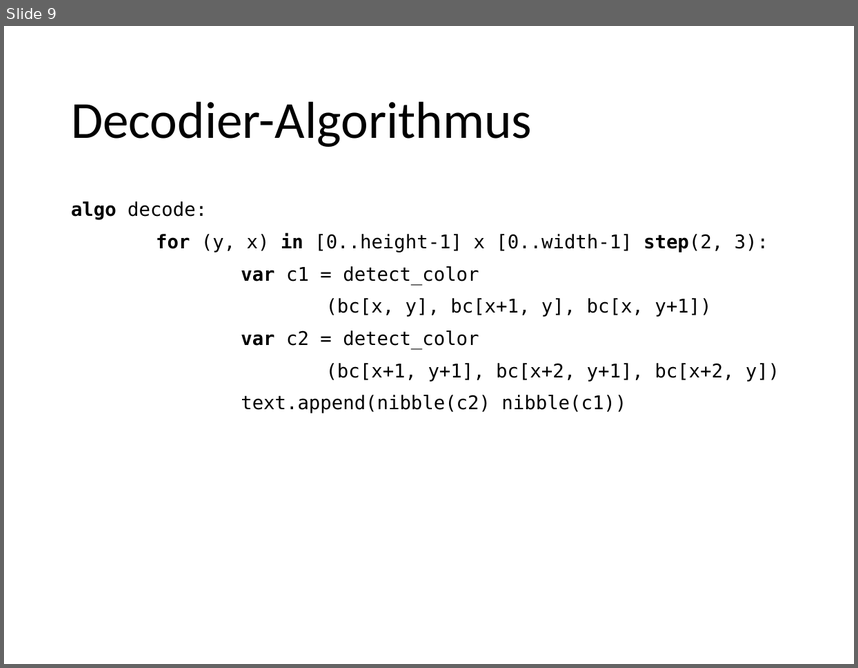
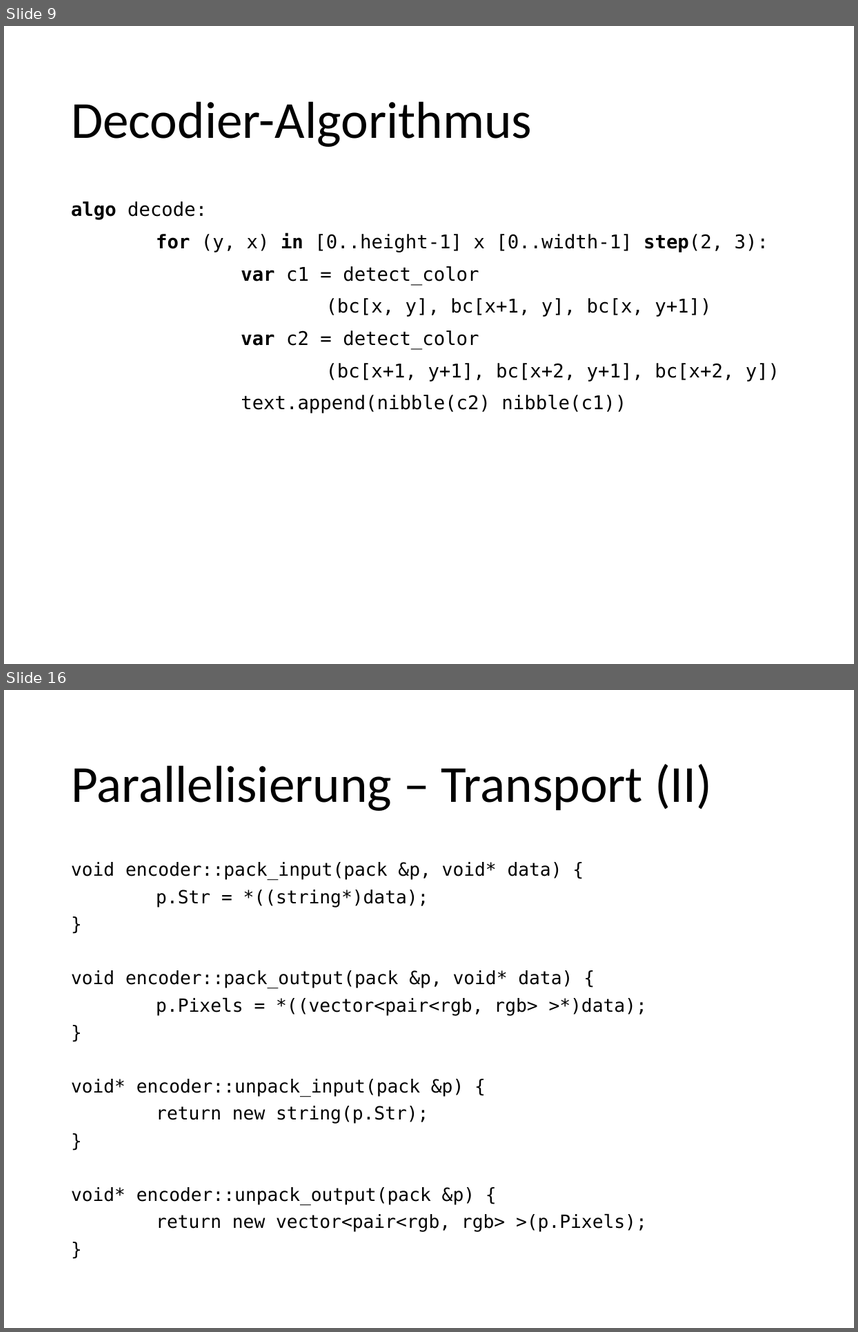
Before and after one commit to foyan/ColorizedBarCodec, a slide deck: doc/presentation/Barcodes.pptx. Shown one above the other, each under a label of ours: slide 9 before the commit, slides 9 and 16 after it; the slides between them are not shown. The pictures are 858x668 and 858x1332 pixels, drawn with LibreOffice and Linux fonts; fonts in the diff are those of the drawing. Boxes give left, top, right and bottom in pixels: in the first picture for what was removed or moved away, otherwise in the second. Text is boxed around its words. In the diff, an @@ line names an element or a change of style, - is before the commit and + after.

```diff
--- a/doc/presentation/Barcodes.pptx
+++ b/doc/presentation/Barcodes.pptx
@@ slide 16 added at box(4, 690, 854, 1328), background #FFFFFF @@
@@ title added at box(71, 764, 712, 811), 44 pt, text #000000 @@
+Parallelisierung – Transport (II)
@@ text added at box(71, 862, 647, 1232), 15.4 pt, text #000000 @@
+void encoder::pack_input(pack &p, void* data) {
+p.Str = *((string*)data);
+}
+void encoder::pack_output(pack &p, void* data) {
+p.Pixels = *((vector<pair<rgb, rgb> >*)data);
+}
+void* encoder::unpack_input(pack &p) {
+return new string(p.Str);
+}
+void* encoder::unpack_output(pack &p) {
+return new vector<pair<rgb, rgb> >(p.Pixels);
+}
```
Also in this commit, not shown: 8 other slides added, 1 other file.
